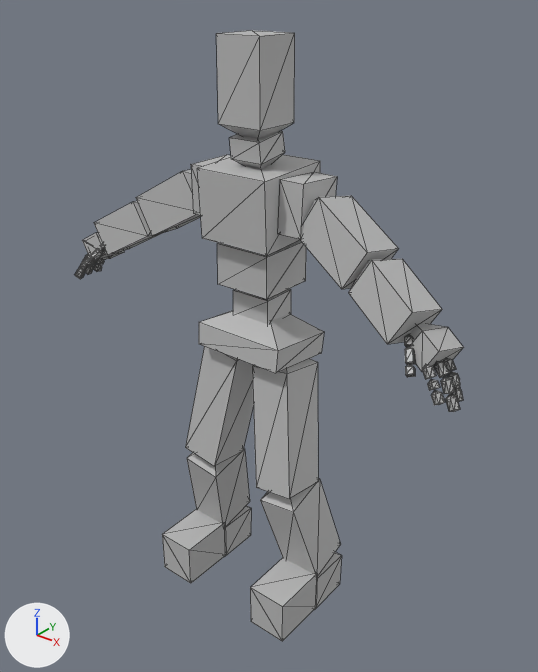
The glTF model Fighters/BasicBro/Model/BasicBro.glb, before and after one commit.
The view is the same before and after, from a camera (50 mm lens) standing at (1.57, -1.85, 2.26) and looking at (0.04, 0.06, 1.08). Every picture has the same lights, and +X, +Y and +Z are marked at lower left. The picture after the commit comes second. Mesh edges are drawn as thin lines.

Objects in the first picture: 'Male_Body'.
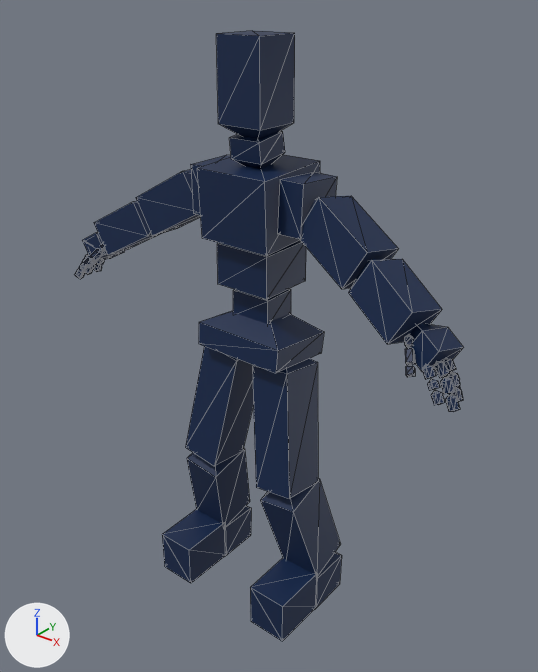
Where the newer file only moved an object's origin or applied its transform, the numbers keep the older frame.

What the commit changed:
Picture 'Male' (img_male) is new.
Material 'BasicBro' (mat_basicbro) is new.
Its texture is img_male.
Its roughness is 0.553.
me_male_body has 954 vertices, 1484 faces and spans x -0.85..0.85, y -0.21..0.22, z -0.04..2.1.
me_male_body no longer uses material mat_lit (grey #bcbcbc).
me_male_body gains material mat_basicbro (picture img_male).

What differs and where, as boxes (x1, y1, x2, y2) in the pictures (538 x 672 px):
'Male_Body', recoloured (grey to blue): (75, 30, 464, 642) in both
